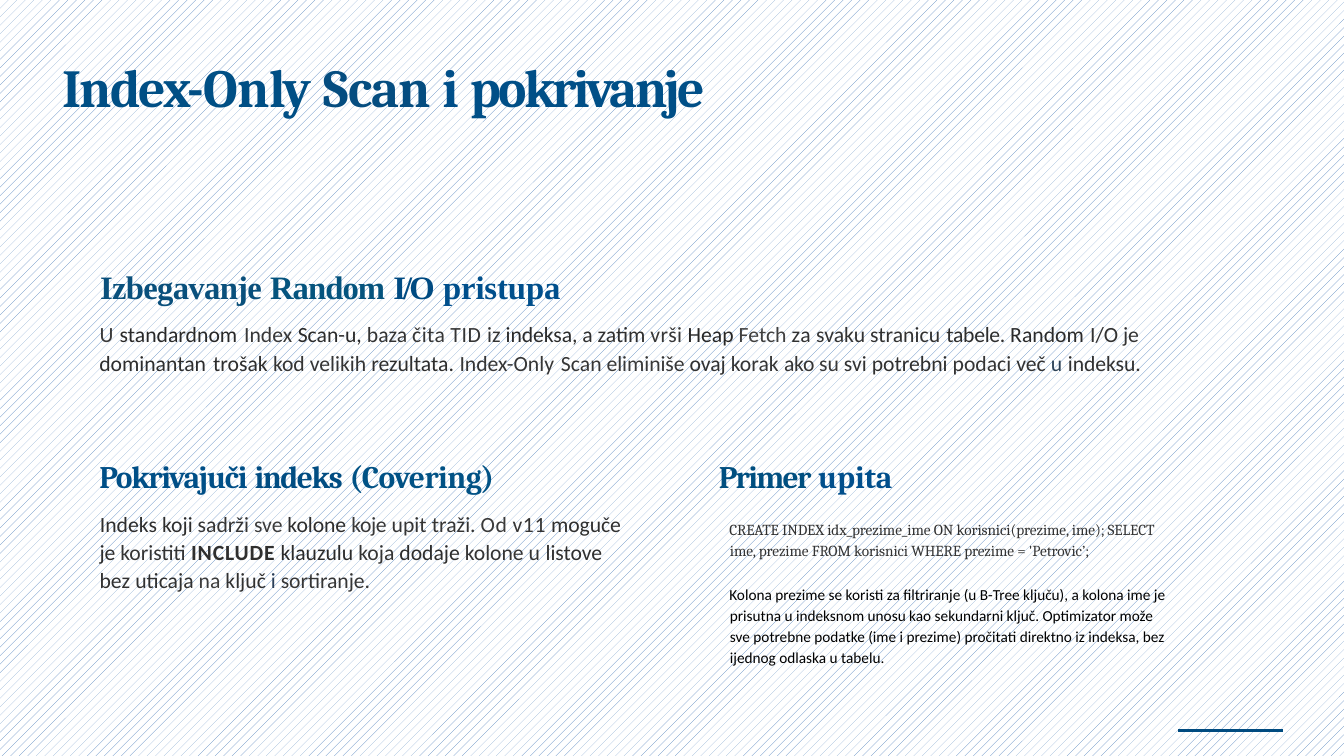
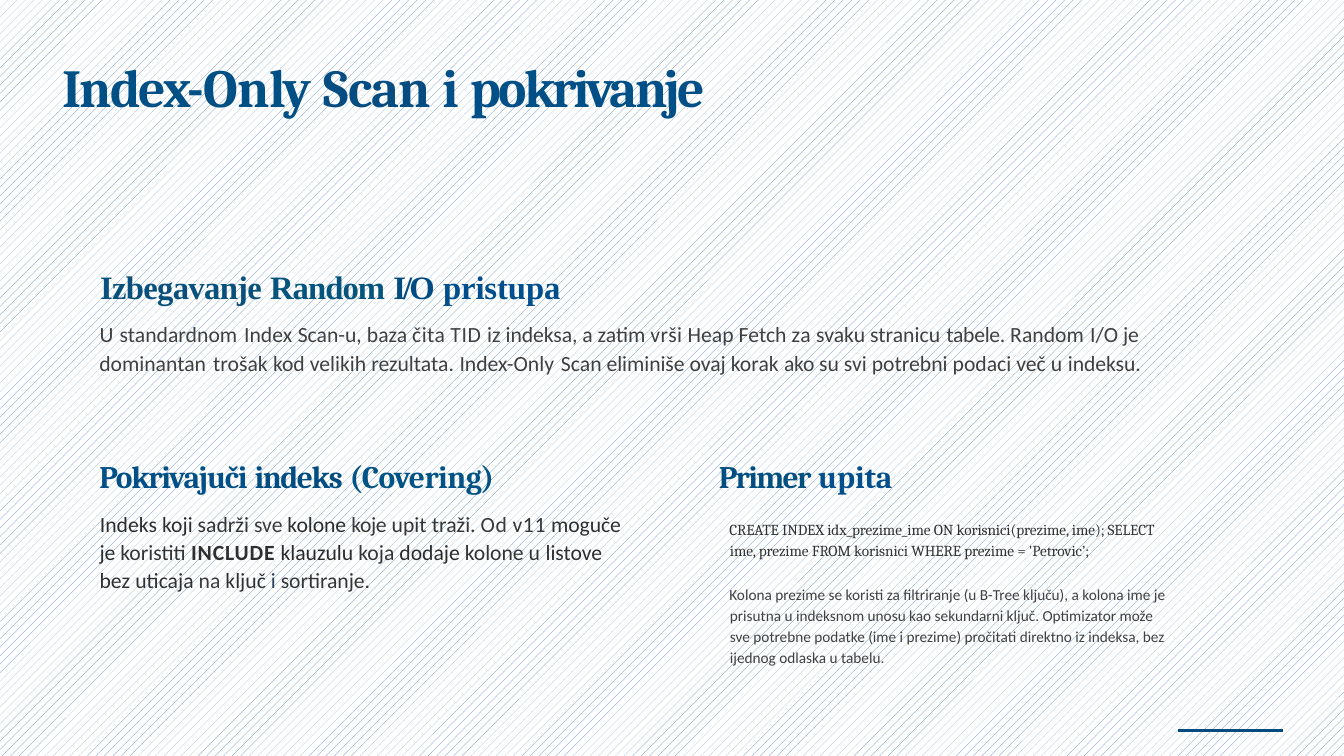
Before and after one commit to NemanjaCyber/SZUBP, a slide deck: slide 5 of P1/Index-Only i Bitmap Index Scan u PostgreSQL.pptx. Drawn at 1344x756 pixels with LibreOffice and Linux fonts; fonts in the diff are those of the drawing. Boxes give left, top, right and bottom in pixels: in the first picture for what was removed or moved away, otherwise in the second. Text is boxed around its words. In the diff, an @@ line names an element or a change of style, - is before the commit and + after.

```diff
--- a/P1/Index-Only i Bitmap Index Scan u PostgreSQL.pptx
+++ b/P1/Index-Only i Bitmap Index Scan u PostgreSQL.pptx
@@ text at (99, 324, 1141, 376): text colour #3B3B3B to #404040 in "U"; text colour #282828 to #404040 in "standardnom"; text colour #383838 to #404040 in "Index eliminiše su"; text colour #2A2A2A to #404040 in "Scan-u, indeksa, Random"; text colour #333333 to #404040 in "baza iz svaku"; text colour #363636 to #404040 in "čita vrši Index-Only Scan"; text colour #343434 to #404040 in "TID je kod velikih korak ako podaci"; text colour #2F2F2F to #404040 in "a zatim potrebni"; text colour #262626 to #404040 in "Heap"; text colour #3F3F3F to #404040 in "Fetch"; text colour #313131 to #404040 in "za stranicu I/O ovaj svi več indeksu."; text colour #2D2D2D to #404040 in "tabele. dominantan trošak rezultata."; text colour #2D4256 to #404040 in "u" @@
@@ text at (729, 587, 1165, 668): text colour #000000 to #404040 in "Kolona prezime se koristi za filtriranje (u ..." @@
```
Also in this commit, not shown: 6 other slides changed, 1 slide added, 1 slide removed, 1 other file.
